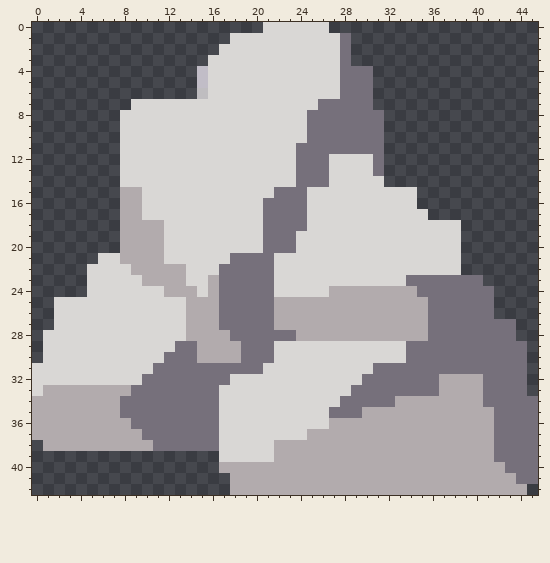
A pixel-art sprite gets an edit: assets/Sprite-0003.png. That is the earlier state.
The file is 46x43 pixels. Colours within 5 levels of each other are drawn and written as one.
After the commit:
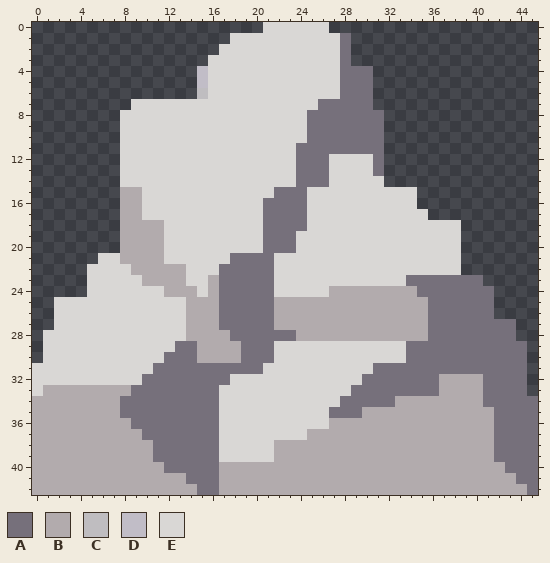
Palette (. is transparent): A #76707b  B #b2abad  C #bfbdc0  D #c1bdc7  E #d9d7d5
Change:
There is now colour A in row 39 at x 11 to 16; in row 40 at x 12 to 16; in row 41 at x 14 to 16; in row 42 at x 15 to 16 and 45.
There is now colour B in row 38 at x 0; in row 39 at x 0 to 10; in row 40 at x 0 to 11; in row 41 at x 0 to 13 and 17; in row 42 at x 0 to 14 and 17.
